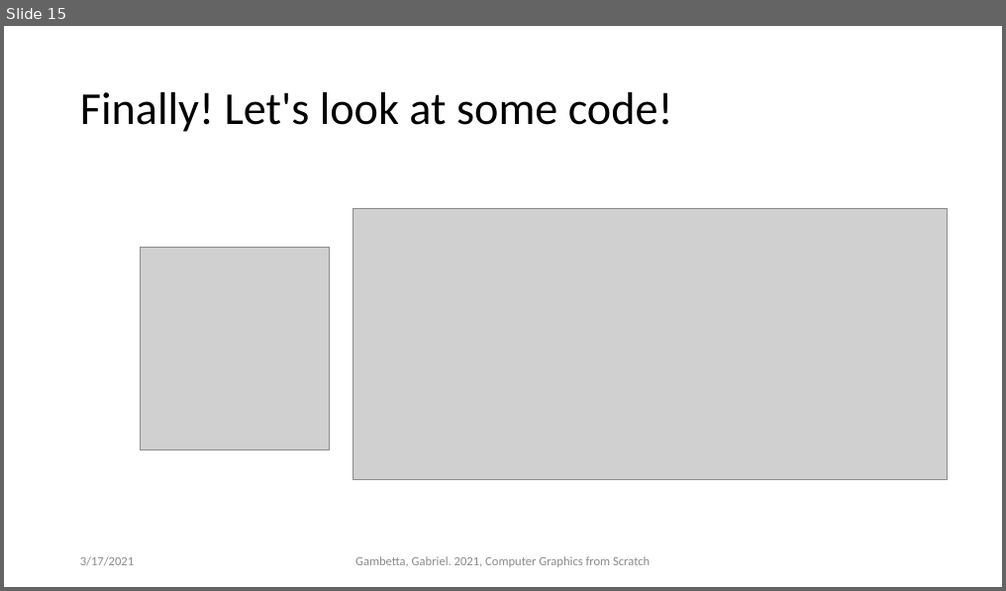
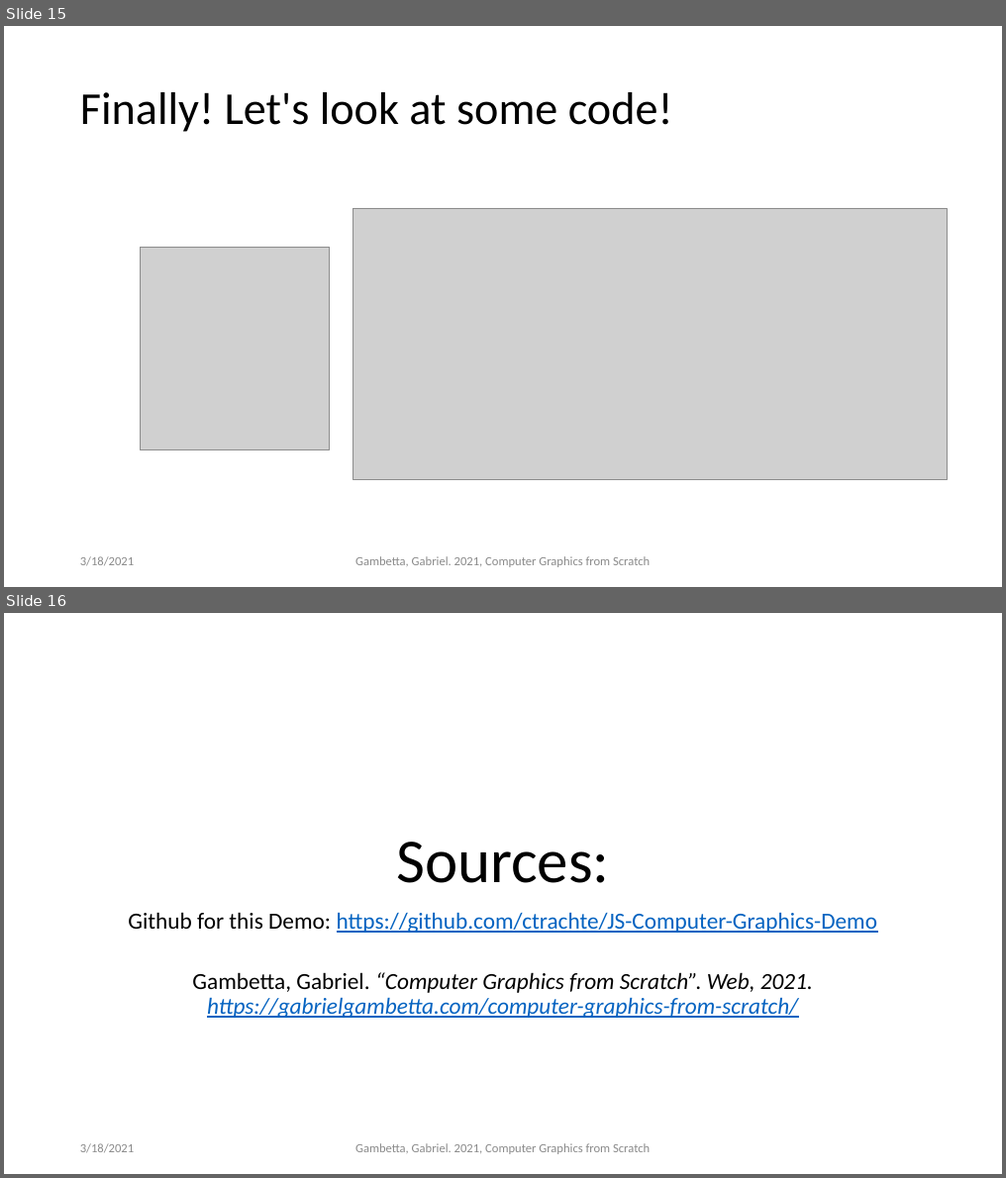
Before and after one commit to ctrachte/JS-Computer-Graphics-Demo, a slide deck: computer-graphics-js-1.pptx. Shown one above the other, each under a label of ours: slide 15 before the commit, slides 15 and 16 after it. The pictures are 1006x591 and 1006x1178 pixels, drawn with LibreOffice and Linux fonts; fonts in the diff are those of the drawing; grey boxes stand for pictures. Boxes give left, top, right and bottom in pixels: in the first picture for what was removed or moved away, otherwise in the second. Text is boxed around its words. In the diff, an @@ line names an element or a change of style, - is before the commit and + after.

Commit message:
updated ppt to add sources

```diff
--- a/computer-graphics-js-1.pptx
+++ b/computer-graphics-js-1.pptx
@@ slide 16 added at (4,613,1002,1174), background #FFFFFF @@
@@ title added at (396,842,610,883), 60 pt, text #000000 @@
+Sources:
@@ subtitle added at (128,912,877,1018), 22.2 pt, text #0563C1, italic, underline @@
+Github for this Demo: https://github.com/ctrachte/JS-Computer-Graphics-Demo
+Gambetta, Gabriel. “Computer Graphics from Scratch”. Web, 2021. https://gabrielgambetta.com/computer-graphics-from-scratch/
@@ text added at (80,1144,134,1154), 12 pt, text #8C8C8C @@
+3/18/2021
@@ text added at (355,1144,649,1155), 12 pt, text #8C8C8C @@
+Gambetta, Gabriel. 2021, Computer Graphics from Scratch
@@ slide 15 changed as well @@
@@ text at (80,557,134,567): text changed @@
-3/17/2021
+3/18/2021
```
Also in this commit, not shown: 14 other slides changed.
